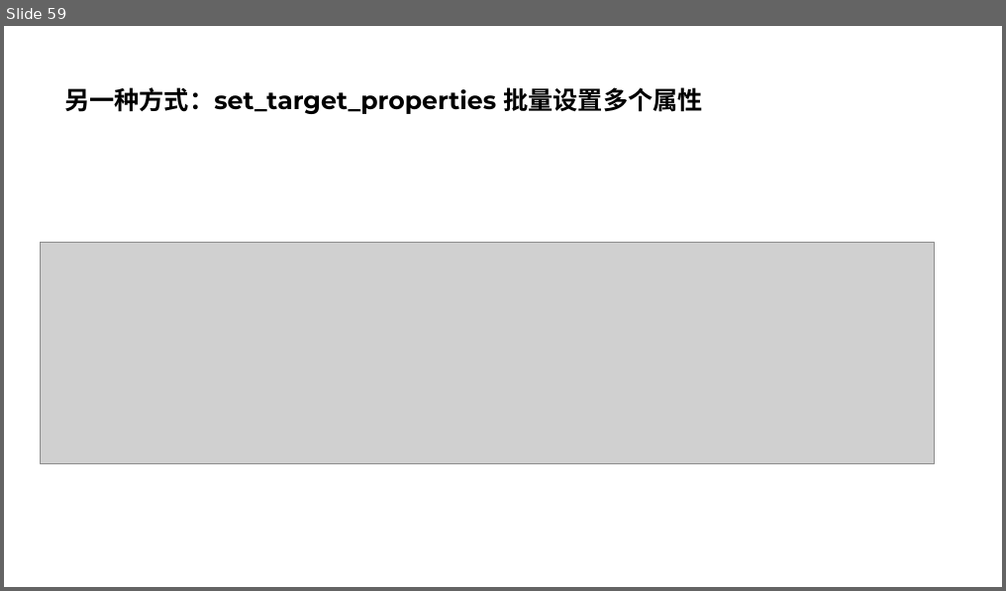
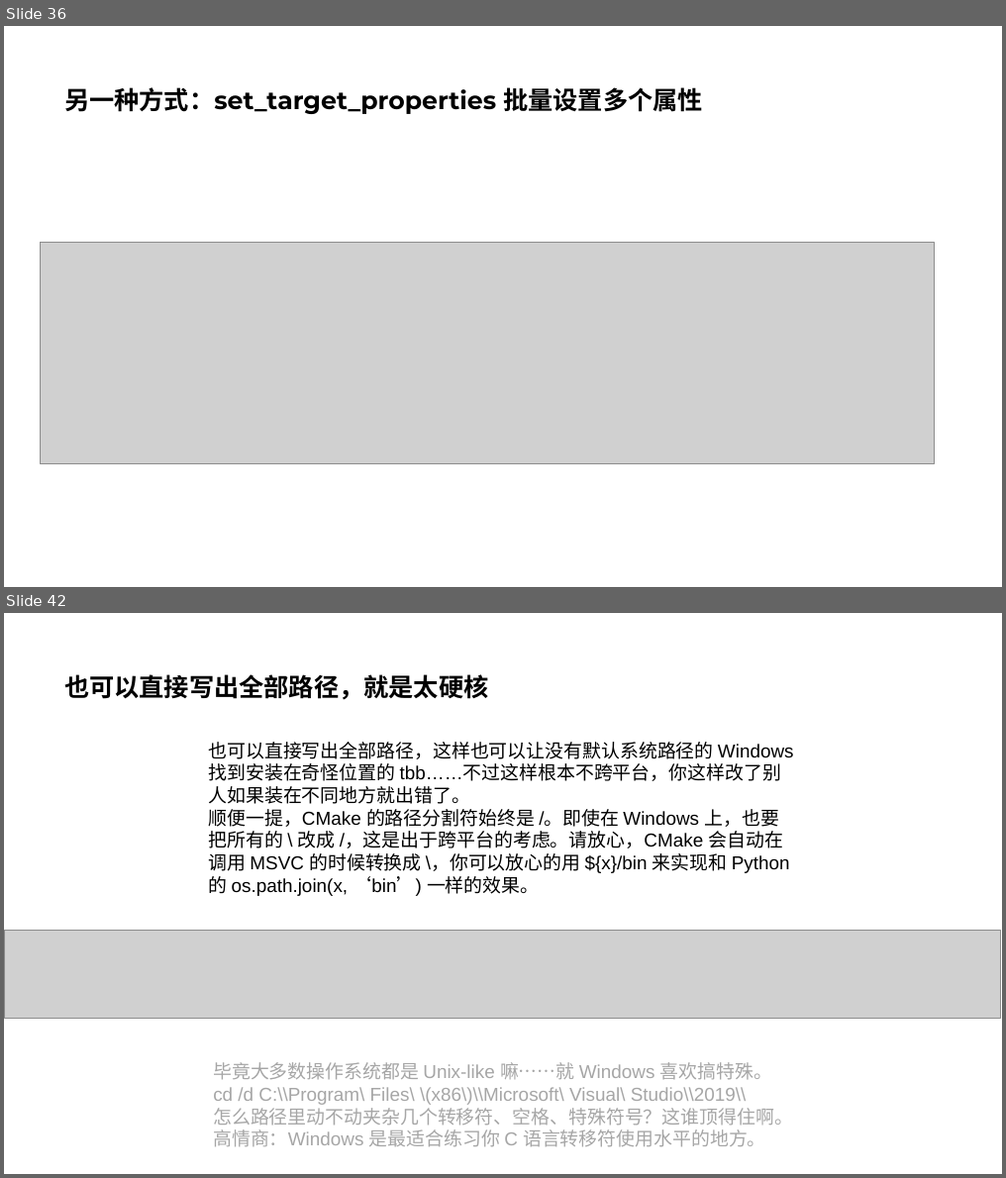
Before and after one commit to parallel101/course, a slide deck: 11/slides.pptx. Shown one above the other, each under a label of ours: slide 59 before the commit, slides 36 and 42 after it; the slides between them are not shown. The pictures are 1006x591 and 1006x1178 pixels, drawn with LibreOffice and Linux fonts; fonts in the diff are those of the drawing; grey boxes stand for pictures. Boxes give left, top, right and bottom in pixels: in the first picture for what was removed or moved away, otherwise in the second. Text is boxed around its words. In the diff, an @@ line names an element or a change of style, - is before the commit and + after.

```diff
--- a/11/slides.pptx
+++ b/11/slides.pptx
@@ slide 42 added at (4,613,1002,1174), background #FFFFFF @@
@@ title added at (64,674,488,700), 24 pt, text #000000, bold @@
+也可以直接写出全部路径，就是太硬核
@@ text added at (208,742,794,896), 18 pt, text #000000 @@
+也可以直接写出全部路径，这样也可以让没有默认系统路径的 Windows 找到安装在奇怪位置的 tbb……不过这样根本不跨平台，你这样改了别人如果装在不同地方就出错了。
+顺便一提，CMake 的路径分割符始终是 /。即使在 Windows 上，也要把所有的 \ 改成 /，这是出于跨平台的考虑。请放心，CMake 会自动在调用 MSVC 的时候转换成 \，你可以放心的用 ${x}/bin 来实现和 Python 的 os.path.join(x, ‘bin’) 一样的效果。
@@ picture added at (4,931,1000,1018) @@
@@ text added at (213,1062,793,1148), 18 pt, text #A6A6A6 @@
+毕竟大多数操作系统都是 Unix-like 嘛……就 Windows 喜欢搞特殊。
+cd /d C:\\Program\ Files\ \(x86\)\\Microsoft\ Visual\ Studio\\2019\\
+怎么路径里动不动夹杂几个转移符、空格、特殊符号？这谁顶得住啊。
+高情商：Windows 是最适合练习你 C 语言转移符使用水平的地方。
@@ what was slide 59 is now slide 36 @@
```
Also in this commit, not shown: 9 slides changed, 18 other slides added, 2 slides removed, 19 other files.
